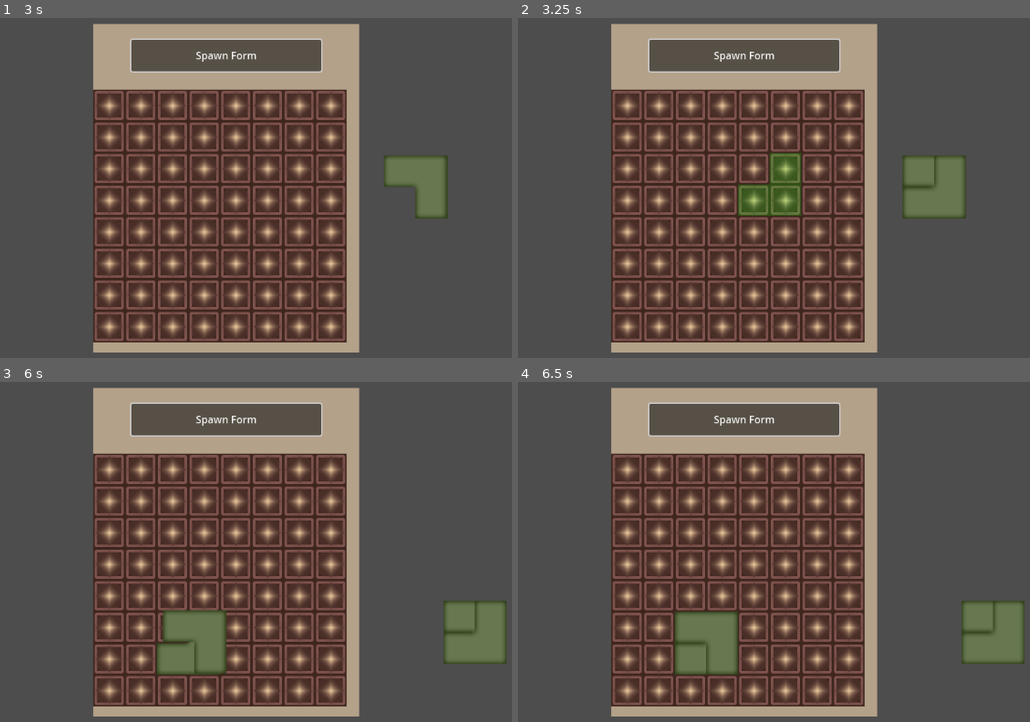
Above: before the commit, frames 1-4 (two rows, left to right).
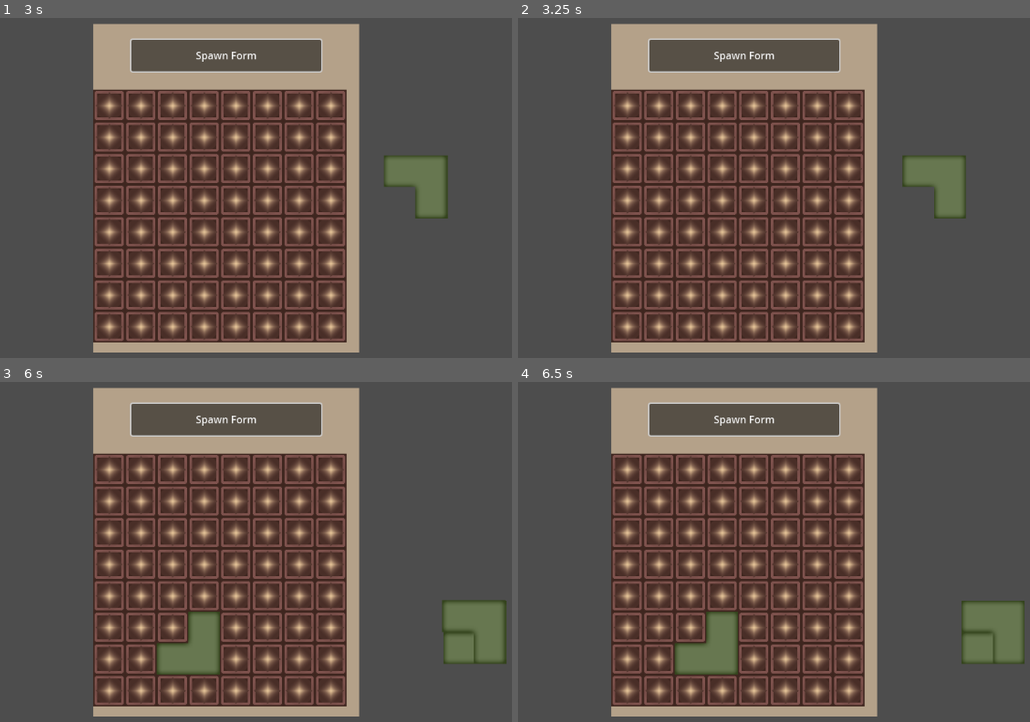
Above: after the commit, the same moments.

Repository: Bloham/LD54-Limited_Space
Game: Godot game, scene res://main.tscn
Same seed, same stepped clock (60 frames per second), same inputs: the game is played once before the commit and once after it. The project has no main scene, so this scene is started directly.
Inputs (mouse positions are in pixels of both pictures, inside the frame that each line leads up to):
- Up to frame 1 (3 s): click "Spawn Form" at 0.5 s; click "Spawn Form" at 1.25 s; click "Spawn Form" at 2 s; tap Enter at 2.75 s; move the mouse to (414, 188) at 2.77 s; click (414, 188) at 2.85 s
- Up to frame 2 (3.25 s): right-click (932, 188) at 3.05 s
- Up to frame 3 (6 s): tap Space at 3.5, 5 s; move the mouse to (112, 592) at 3.52 s; right-click (112, 592) at 3.6 s; click (112, 592) at 3.8 s; tap Enter at 4.25, 5.75 s; move the mouse to (327, 480) at 4.27 s; click (327, 480) at 4.35 s; right-click (327, 480) at 4.55 s; move the mouse to (220, 654) at 5.02 s; right-click (220, 654) at 5.1 s; click (220, 654) at 5.3 s; move the mouse to (476, 633) at 5.77 s; click (476, 633) at 5.85 s
- Up to frame 4 (6.5 s): right-click (994, 633) at 6.05 s

Frame 1 is identical in both runs. In frame 2, 2.3% of the frame differs, in the area x 42-82%, y 39-59%; in frame 3, 0.9%; in frame 4, 0.7%.

Commit message:
Savety check

Diff:
--- a/inventory.gd
+++ b/inventory.gd
@@ -23,10 +23,17 @@
 func _process(delta):
 	if item_held:
 		if Input.is_action_just_pressed("mouse_rightclick"):
-			rotate_item()
+			if scroll_container.get_global_rect().has_point(get_global_mouse_position()):
+				rotate_item()
 
 		if Input.is_action_just_pressed("mouse_leftclick"):
-			place_item()
+			if scroll_container.get_global_rect().has_point(get_global_mouse_position()):
+				place_item()
+
+	else:
+		if Input.is_action_just_pressed("mouse_leftclick"):
+			if scroll_container.get_global_rect().has_point(get_global_mouse_position()):
+				pick_item()
 
 
 
@@ -119,3 +126,8 @@
 
 	item_held = null
 	clear_grid()
+
+
+func pick_item():
+	if not current_slot or not current_slot.item_stored:
+		return
